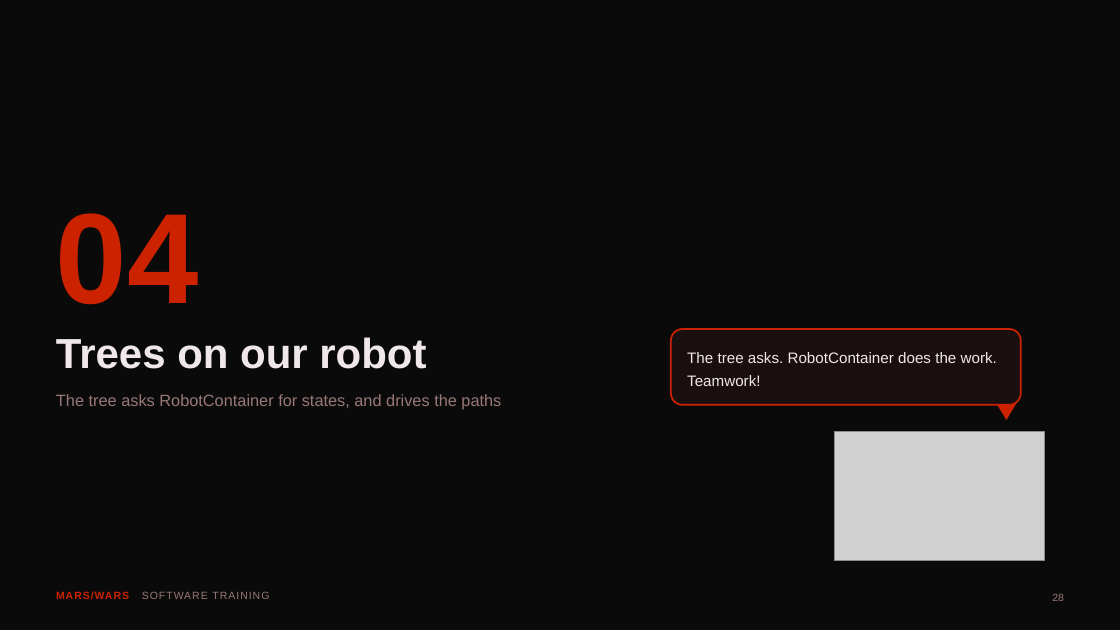
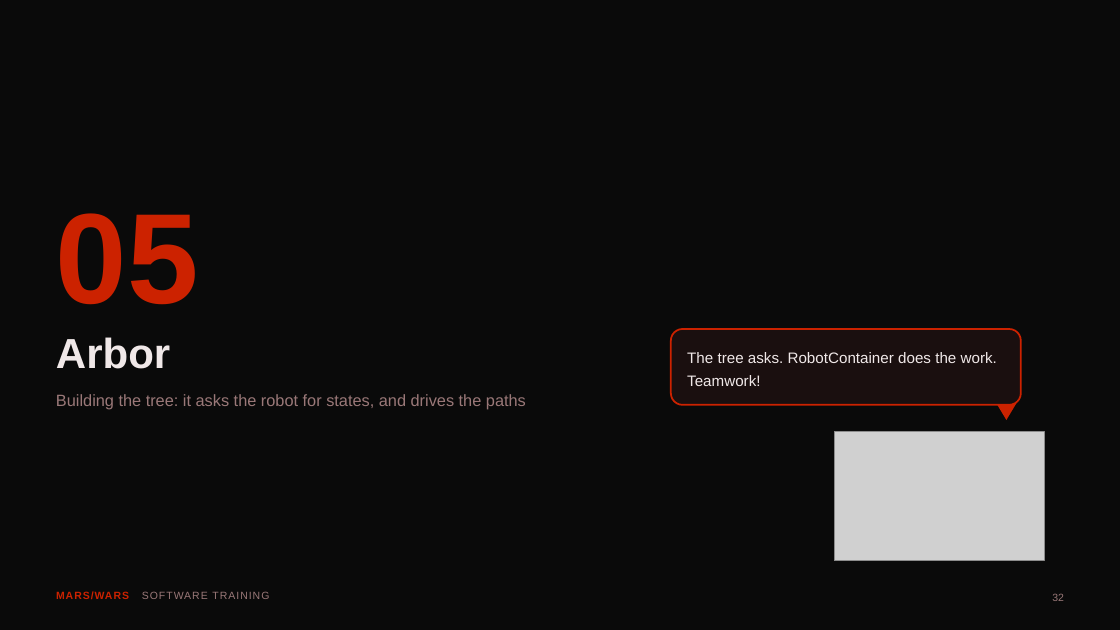
Before and after one commit to FRC-Team-4143/scriptum-lessons, a slide deck: slide 32 of deck9-autonomous.pptx (slide 28 before the commit). Drawn at 1120x630 pixels with LibreOffice and Linux fonts; fonts in the diff are those of the drawing; grey boxes stand for pictures. Boxes give left, top, right and bottom in pixels: in the first picture for what was removed or moved away, otherwise in the second. Text is boxed around its words. In the diff, an @@ line names an element or a change of style, - is before the commit and + after.

```diff
--- a/deck9-autonomous.pptx
+++ b/deck9-autonomous.pptx
@@ text at (x1=56, y1=213, x2=199, y2=305): text changed @@
-04
+05
@@ text at (x1=56, y1=337, x2=170, y2=369): text changed @@
-Trees on our robot
+Arbor
@@ text at (x1=56, y1=394, x2=526, y2=409): text changed @@
-The tree asks RobotContainer for states, and drives the paths
+Building the tree: it asks the robot for states, and drives the paths
@@ text at (x1=1052, y1=594, x2=1064, y2=601): text changed @@
-28
+32
```
Also in this commit, not shown: 37 other slides changed, 7 slides added, 1 other file.
